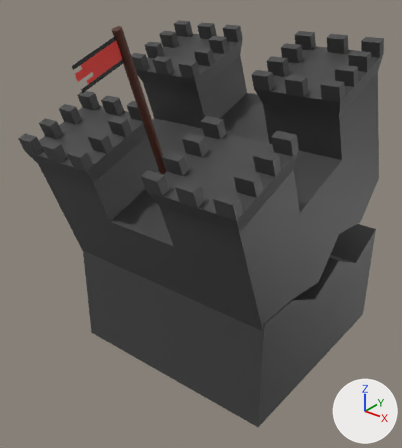
A saved change to the Blender file Assets/chateau_mechant.blend.
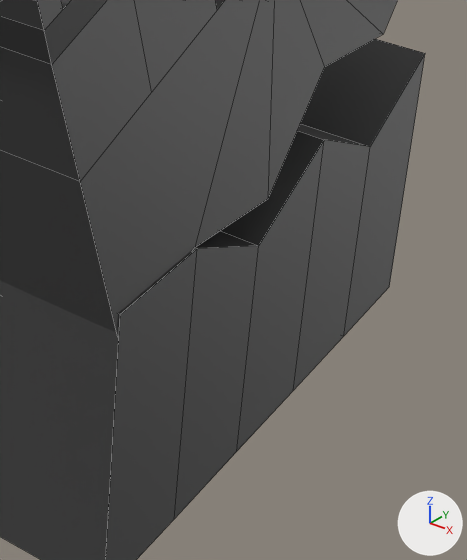
There are two pictures of each version: one whole from a 50 mm lens placed at (2.72, -3.89, 4.06), pointed at (-0.01, -0.48, 1.95), one close up on the part from 55% to 97% of the width and 47% to 93% of the height. Every picture has the same lights, and +X, +Y and +Z are marked at lower right. The close-ups show mesh edges as thin lines.

The older version as bpy lines, for what is in view:
```python
me_cube = bpy.data.meshes.new('Cube')
me_cube.from_pydata(...)  # 24 vertices, 22 faces; spans x -1.0..1.0, y -1.0..1.0, z -0.44..1.0
me_cube.materials.append(mat_material_001)  # black #424242
me_plane_003 = bpy.data.meshes.new('Plane.003')
me_plane_003.from_pydata(...)  # 611 vertices, 510 faces; spans x -23.0..2.2, y -2.0..7.3, z -3.6..3.6
# faces by material slot: [14, 31, 431, 34]
me_plane_003.materials.append(mat_material_003)  # black #000000
me_plane_003.materials.append(mat_material_004)  # red #e73129
me_plane_003.materials.append(mat_material_001)  # black #424242
me_plane_003.materials.append(mat_material_002)  # brown #512718
ob_cube = bpy.data.objects.new('Cube', me_cube)
ob_cube.location = (0.0, 0.0, 0.939)
ob_cube.scale = (1.0, 1.0, 0.701)
ob_plane = bpy.data.objects.new('Plane', me_plane_003)
ob_plane.location = (-0.007, -0.598, 1.641)
ob_plane.rotation_euler = (1.571, 1.216, 1.571)  # degrees (90, 70, 90)
ob_plane.scale = (0.0923, 0.223, 0.289)
```
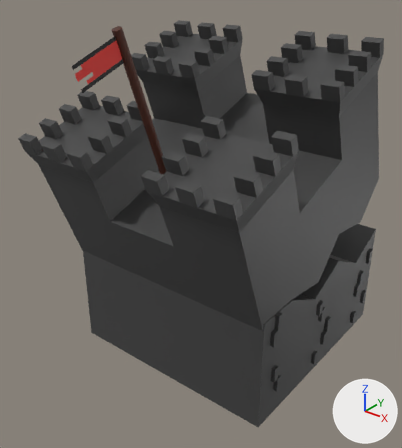
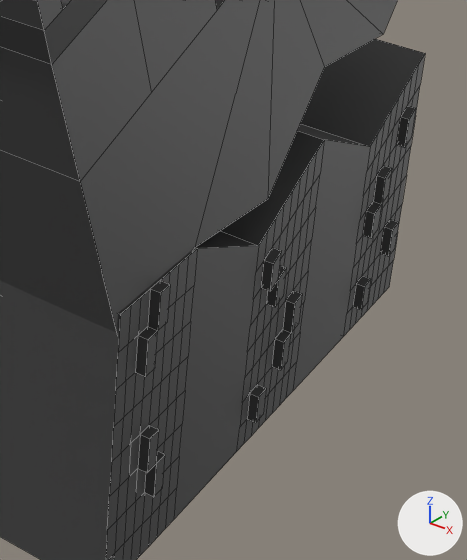
What differs and where, as boxes (x1, y1, x2, y2) in the close-ups (467 x 560 px):
part 1 of me_cube, added (black): after (0, 39, 425, 560)

Diff of the bpy script that builds the scene:
```diff
--- a/Assets/chateau_mechant.blend.py
+++ b/Assets/chateau_mechant.blend.py
@@ me_cube @@
 # used by ob_cube; location = (0.0, 0.0, 0.939); scale = (1.0, 1.0, 0.701)
-me_cube.from_pydata(...)  # 24 vertices, 22 faces; spans x -1.0..1.0, y -1.0..1.0, z -0.44..1.0
+me_cube.from_pydata(...)  # 306 vertices, 267 faces; spans x -1.0..1.03, y -1.0..1.0, z -0.44..1.0
+# me_cube part 1: 282 vertices added at x 1.0..1.03, y -1.0..1.0, z -0.44..1.0
 me_cube.materials.append(mat_material_001)
```
